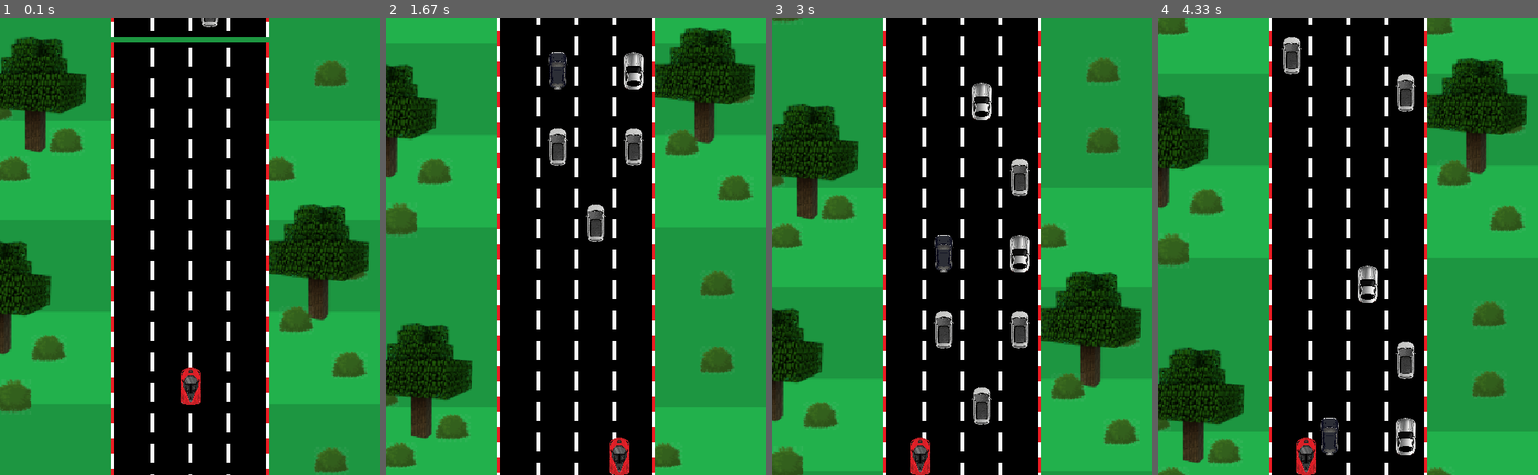
Above: before the commit, frames 1-4 (left to right).
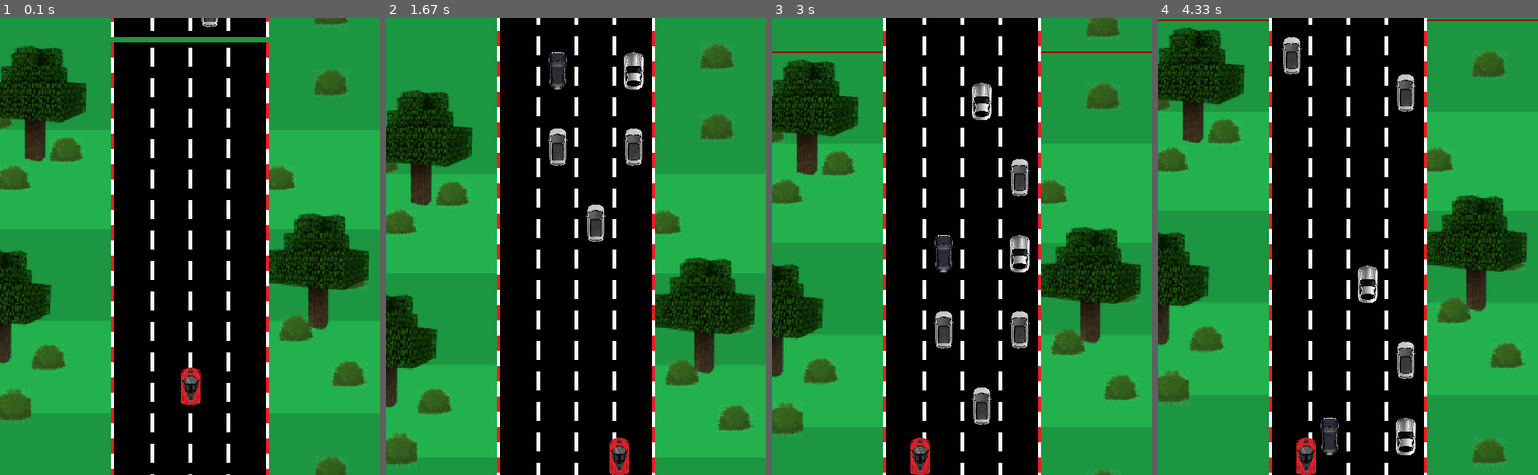
Above: after the commit, the same moments.

Repository: ferclima/pygame
Game: pygame game, started from codigo do jogo.py
The game is run twice, just before and just after one commit, with the same random seed, the same clock (stepped at 60 frames per second) and the same inputs.
Inputs:
- Up to frame 1 (0.1 s): no input
- Up to frame 2 (1.67 s): hold Right 0.33-0.8 s; hold Up 0.83-1.13 s
- Up to frame 3 (3 s): hold Left 1.67-2.2 s; hold Down 2.23-2.53 s; hold Left 2.57-2.97 s
- Up to frame 4 (4.33 s): hold Up 3-3.37 s; hold Down from 4.07 s (still down)

The runs differ from the first frame. In frame 1, 12% of the frame differs, in the area x 0-100%, y 0-100%; in frame 2, 34%; in frame 3, 34%; in frame 4, 45%.

Commit message:
alterações no código

Diff:
--- a/codigo do jogo.py
+++ b/codigo do jogo.py
@@ -119,16 +119,15 @@
         self.rect = self.image.get_rect()
         self.rect.x = 0
         self.speedx = 0
-        self.speedy = 8
-
-    def update(self):
-        # Atualizando a posição do meteoro
-        self.rect.x += self.speedx
-        self.rect.y += self.speedy
-        # Se o meteoro passar do final da tela, volta para cima e sorteia
-        # novas posições e velocidades
-        if self.rect.y > HEIGHT:
-            self.rect.y = -HEIGHT
+        self.speedy = 14
+
+    def update(self):
+
+        self.rect.x += self.speedx
+        self.rect.y += self.speedy
+
+        if self.rect.y > (2*HEIGHT):
+            self.rect.y = -HEIGHT+2
 
 
 all_sprites = pygame.sprite.Group()
